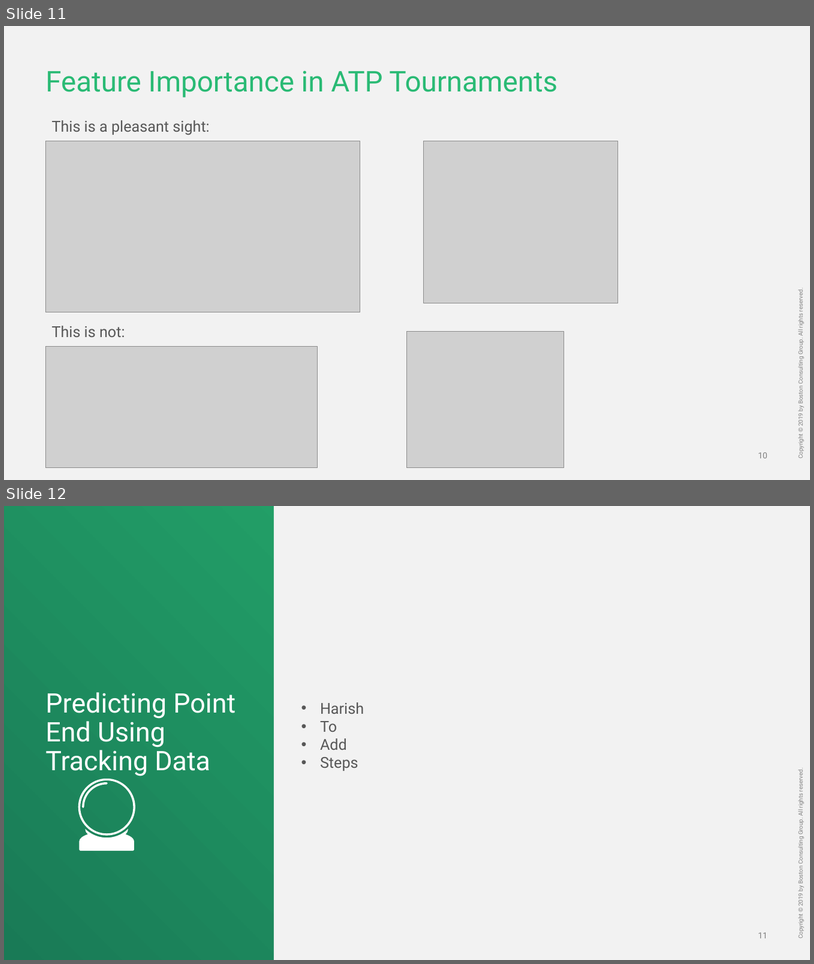
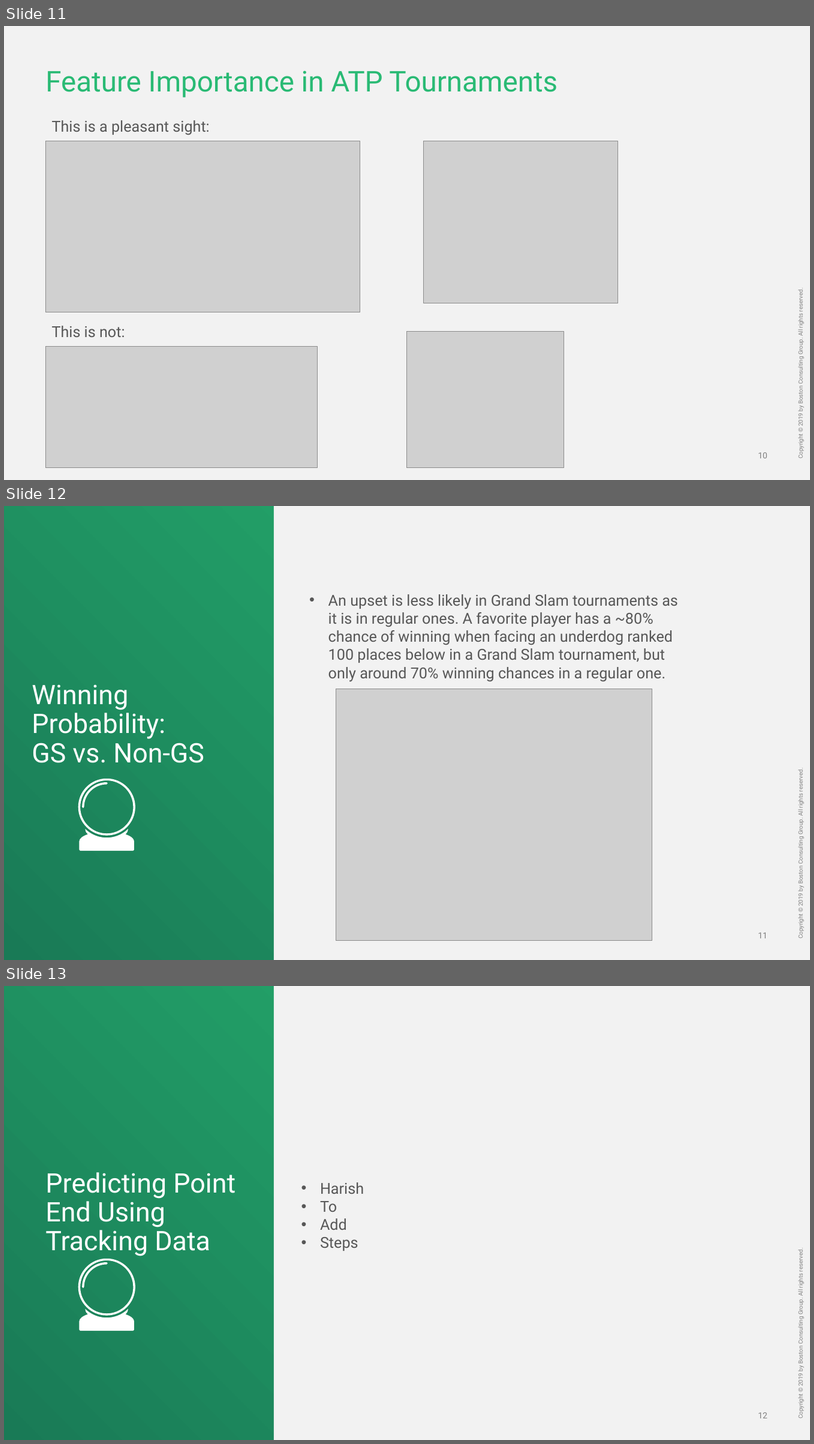
Before and after one commit to Ajosephs116/Final-Project---Machine-Learning, a slide deck: Machine Learning Project.pptx. Shown one above the other, each under a label of ours: slides 11 and 12 before the commit, slides 11, 12 and 13 after it. The pictures are 814x964 and 814x1444 pixels, drawn with LibreOffice and Linux fonts; fonts in the diff are those of the drawing; grey boxes stand for pictures; background and template pictures are left out. Boxes give left, top, right and bottom in pixels: in the first picture for what was removed or moved away, otherwise in the second. Text is boxed around its words. In the diff, an @@ line names an element or a change of style, - is before the commit and + after.

```diff
--- a/Machine Learning Project.pptx
+++ b/Machine Learning Project.pptx
@@ slide 12 added at (4,506,810,960), background gradient #29BA74 to #197A56; not listed: 3 template elements that a slide beside it also shows @@
@@ text added at (329,594,678,682), 18 pt, text #575757 @@
+• An upset is less likely in Grand Slam tournaments as it is in regular ones. A favorite player has a ~80% chance of winning when facing an underdog ranked 100 places below in a Grand Slam tournament, but only around 70% winning chances in a regular one.
@@ title added at (32,684,204,763), 32 pt, text #FFFFFF @@
+Winning Probability:
+GS vs. Non-GS
@@ picture added at (336,688,653,940) @@
@@ freeform shape added at (78,778,135,850), fill #FFFFFF @@
@@ what was slide 12 is now slide 13 @@
@@ page number at (758,1412,768,1418): text changed @@
-11
+12
```
Also in this commit, not shown: 1 slide changed.
